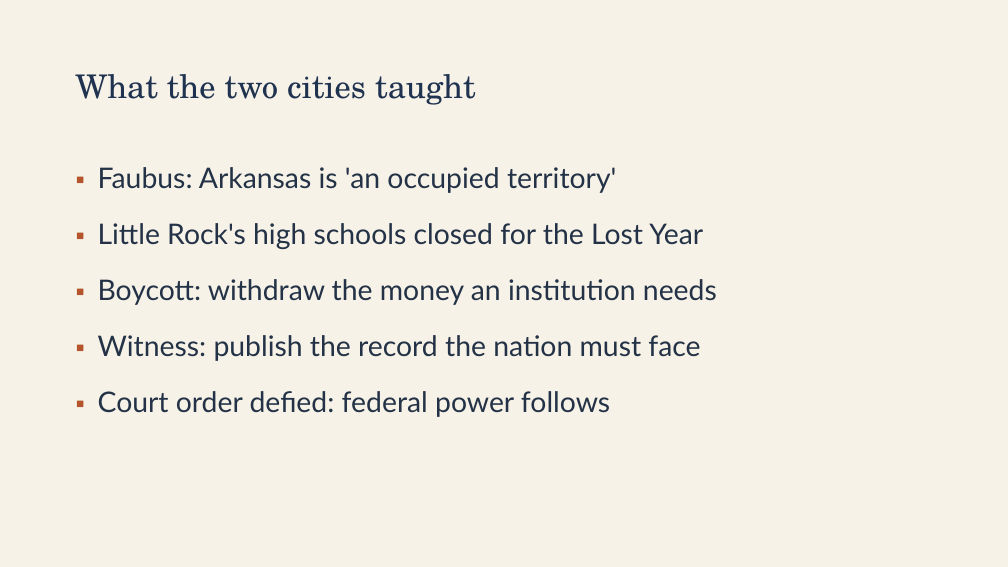
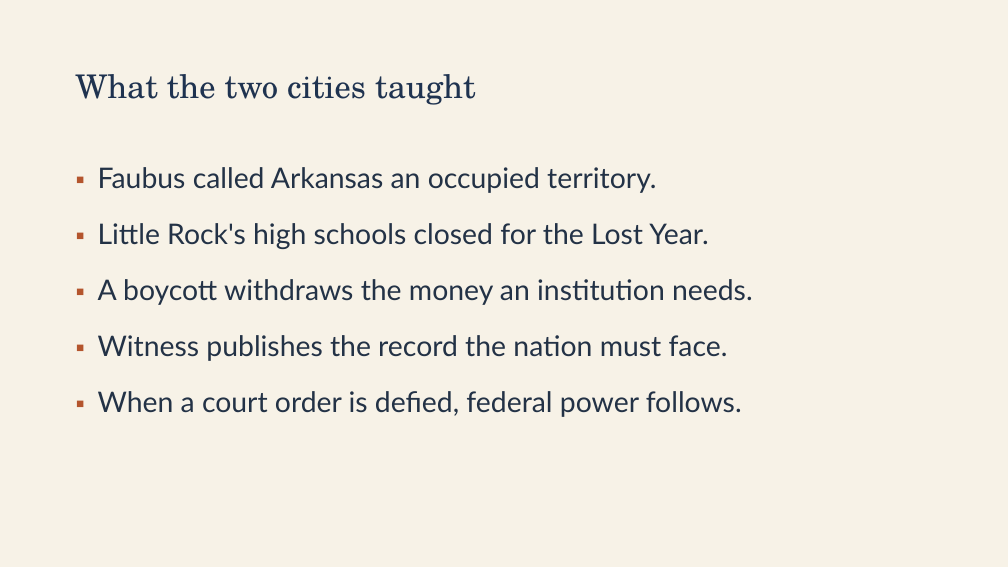
Before and after one commit to ab17gthb/humanities-curriculum-group, a slide deck: slide 19 of civil-rights/lesson-03/lesson-03-slides.pptx. Drawn at 1008x567 pixels with LibreOffice and Linux fonts; fonts in the diff are those of the drawing. Boxes give left, top, right and bottom in pixels: in the first picture for what was removed or moved away, otherwise in the second. Text is boxed around its words. In the diff, an @@ line names an element or a change of style, - is before the commit and + after.

Commit message:
Rollout: Civil Rights L3 reworked and live (Montgomery and Little Rock)

```diff
--- a/civil-rights/lesson-03/lesson-03-slides.pptx
+++ b/civil-rights/lesson-03/lesson-03-slides.pptx
@@ text at [98, 167, 753, 417]: text changed @@
-▪ Faubus: Arkansas is 'an occupied territory'
-▪ Little Rock's high schools closed for the Lost Year
-▪ Boycott: withdraw the money an institution needs
-▪ Witness: publish the record the nation must face
-▪ Court order defied: federal power follows
+▪ Faubus called Arkansas an occupied territory.
+▪ Little Rock's high schools closed for the Lost Year.
+▪ A boycott withdraws the money an institution needs.
+▪ Witness publishes the record the nation must face.
+▪ When a court order is defied, federal power follows.
```
Also in this commit, not shown: 7 other slides changed, 6 other files.
